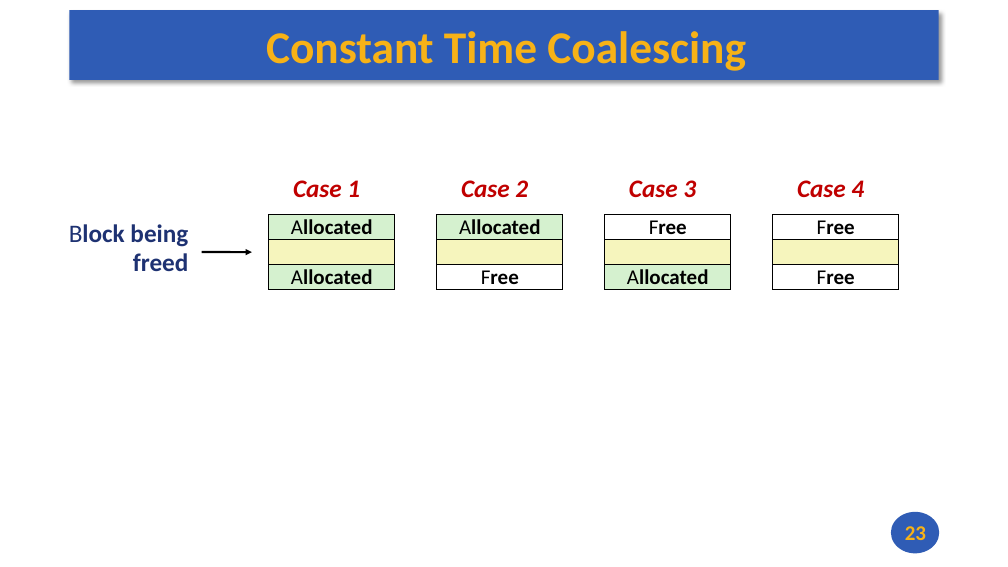
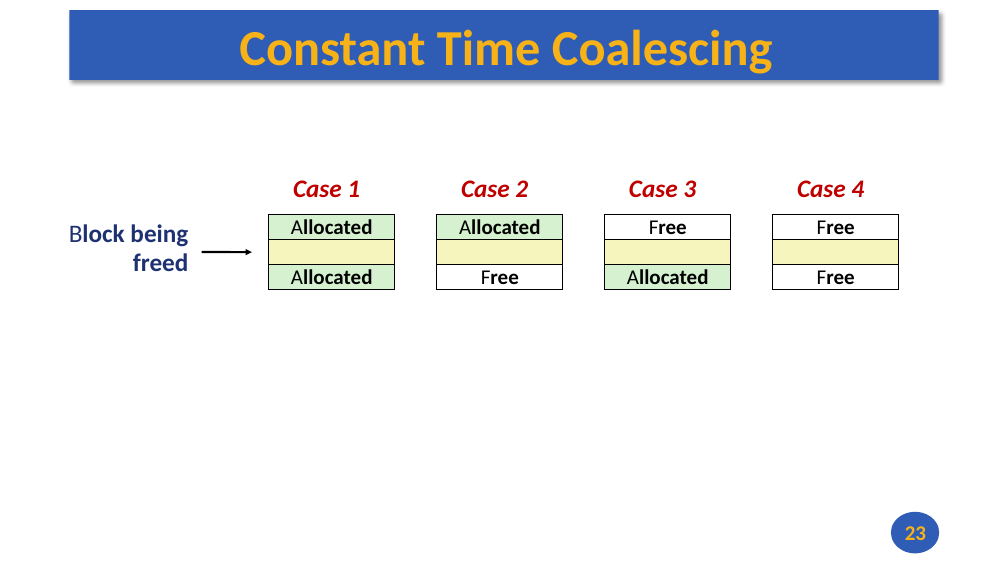
Before and after one commit to andrewt0301/hse-acos-course, a slide deck: slide 23 of docs/part2os/05_Strings/OS_Lecture_05.pptx. Drawn at 1008x567 pixels with LibreOffice and Linux fonts; fonts in the diff are those of the drawing. Boxes give left, top, right and bottom in pixels: in the first picture for what was removed or moved away, otherwise in the second. Text is boxed around its words. In the diff, an @@ line names an element or a change of style, - is before the commit and + after.

```diff
--- a/docs/part2os/05_Strings/OS_Lecture_05.pptx
+++ b/docs/part2os/05_Strings/OS_Lecture_05.pptx
@@ title "Constant Time Coalescing" at [239,29,773,74]: size 43.2 to 48 pt @@
```
Also in this commit, not shown: 7 other slides changed, 1 other file.
